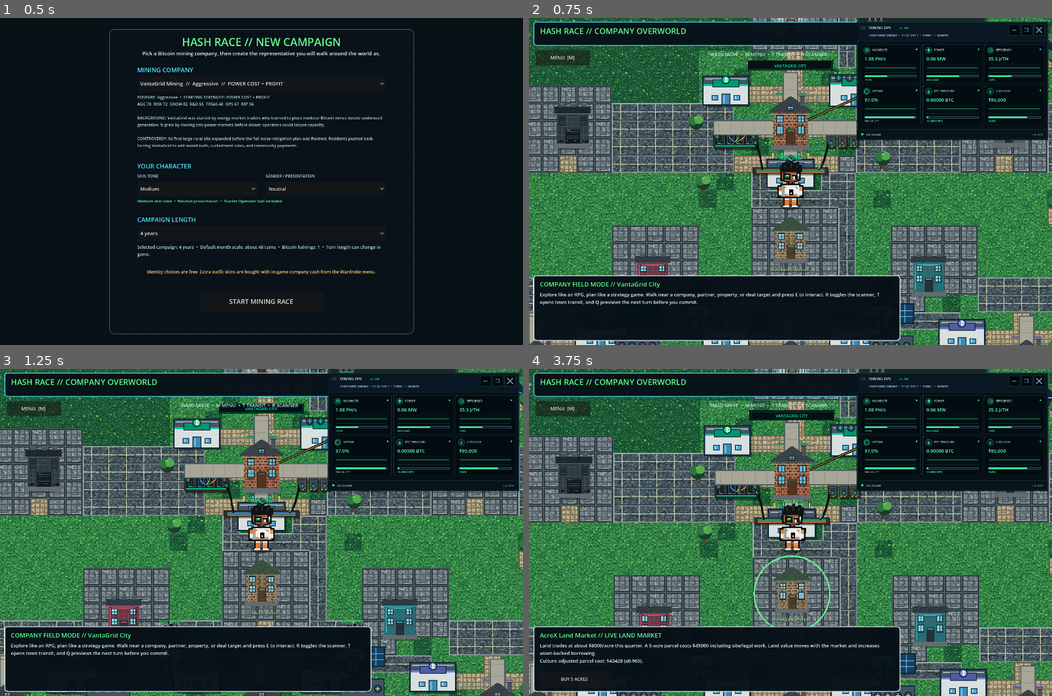
Above: before the commit, frames 1-4 (two rows, left to right).
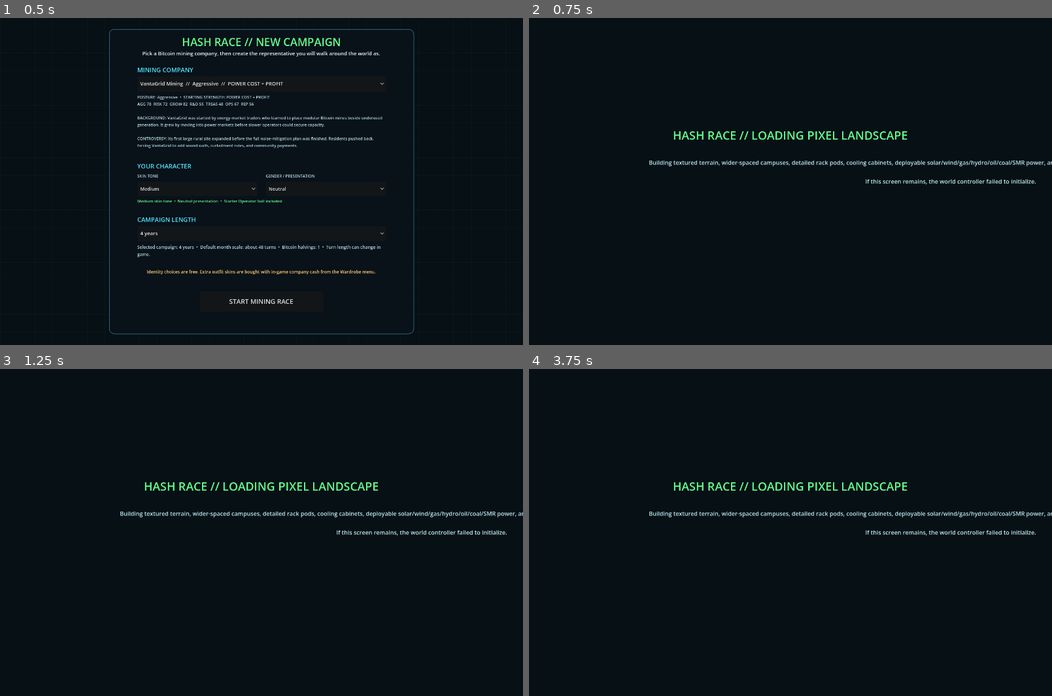
Above: after the commit, the same moments.

Repository: 1freetech/HashRace
Game: Godot game, scene res://scenes/campaign_setup.tscn
Two runs of this game, one before a commit and one after it. Both use one fixed random seed, a clock stepped at 60 frames per second and the inputs below.
Inputs (mouse positions are in pixels of both pictures, inside the frame that each line leads up to):
- Up to frame 1 (0.5 s): no input
- Up to frame 2 (0.75 s): click "START MINING RACE" at 0.5 s
- Up to frame 3 (1.25 s): no input
- Up to frame 4 (3.75 s): tap Enter at 1.25 s; drag from (952, 431) to (842, 460) at 1.27 s; tap Space at 2 s; drag from (685, 548) to (764, 597) at 2.02 s; move the mouse to (842, 460) at 2.77 s; hold D 2.78-3.5 s; tap Q at 2.85 s; drag from (764, 597) to (633, 483) at 3.52 s

Frame 1 is identical in both runs. In frame 2, 70% of the frame differs, in the area x 0-100%, y 0-100%; in frame 3, 70%; in frame 4, 70%.
Error after the commit: Parse Error: Could not resolve class "res://scripts/world_v067.gd". (res://scripts/world_v068.gd:1)

Commit message:
v0.068 make resource inventory headless-parser safe

Diff:
--- a/Godot/scripts/infrastructure_inventory.gd
+++ b/Godot/scripts/infrastructure_inventory.gd
@@ -45,16 +45,16 @@
     if _catalog_resources.is_empty():
         return {}
     var safe_index := clampi(index, 0, _catalog_resources.size() - 1)
-    var resource: HashRaceItemResource = _catalog_resources[safe_index]
-    return resource.to_legacy_dict()
-
-func item_resource(item_id: String) -> HashRaceItemResource:
-    _ensure_catalog()
-    return _resources_by_id.get(item_id) as HashRaceItemResource
+    var resource = _catalog_resources[safe_index]
+    return resource.call("to_legacy_dict")
+
+func item_resource(item_id: String):
+    _ensure_catalog()
+    return _resources_by_id.get(item_id)
 
 func item(item_id: String) -> Dictionary:
-    var resource := item_resource(item_id)
-    return resource.to_legacy_dict() if resource != null else {}
+    var resource = item_resource(item_id)
+    return resource.call("to_legacy_dict") if resource != null else {}
 
 func quantity(item_id: String) -> int:
     return int(owned.get(item_id, 0))
@@ -84,15 +84,15 @@
     return true
 
 func purchase(item_id: String, company: Dictionary, count: int = 1) -> bool:
-    var resource := item_resource(item_id)
+    var resource = item_resource(item_id)
     if resource == null or count <= 0:
         return false
-    var cost := resource.price * float(count)
+    var cost: float = float(resource.get("price")) * float(count)
     if float(company.get("cash", 0.0)) < cost:
         return false
     company["cash"] = float(company.get("cash", 0.0)) - cost
     add(item_id, count)
-    if not resource.deployable:
+    if not bool(resource.get("deployable")):
         _apply_resource_effect(resource, company, count)
         deployed[item_id] = deployed_quantity(item_id) + count
         deployment_changed.emit()
@@ -100,7 +100,7 @@
     return true
 
 func deploy(item_id: String, company: Dictionary, count: int = 1) -> bool:
-    var resource := item_resource(item_id)
+    var resource = item_resource(item_id)
     if resource == null or count <= 0 or stored_quantity(item_id) < count:
         return false
     deployed[item_id] = deployed_quantity(item_id) + count
@@ -110,7 +110,7 @@
     return true
 
 func undeploy(item_id: String, company: Dictionary, count: int = 1) -> bool:
-    var resource := item_resource(item_id)
+    var resource = item_resource(item_id)
     if resource == null or count <= 0 or deployed_quantity(item_id) < count:
         return false
     var left := deployed_quantity(item_id) - count
@@ -124,52 +124,52 @@
     return true
 
 func purchase_and_deploy(item_id: String, company: Dictionary, count: int = 1) -> bool:
-    var resource := item_resource(item_id)
+    var resource = item_resource(item_id)
     if resource == null:
         return false
     if not purchase(item_id, company, count):
         return false
-    if resource.deployable:
+    if bool(resource.get("deployable")):
         return deploy(item_id, company, count)
     return true
 
-func _apply_resource_effect(resource: HashRaceItemResource, company: Dictionary, count: int) -> void:
-    var amount := resource.effect_amount * float(count)
-    match resource.effect:
+func _apply_resource_effect(resource, company: Dictionary, count: int) -> void:
+    var amount: float = float(resource.get("effect_amount")) * float(count)
+    match String(resource.get("effect")):
         "mw":
             company["mw"] = float(company.get("mw", 0.0)) + amount
         "energy_source":
-            company["mw"] = float(company.get("mw", 0.0)) + resource.power_output_mw * float(count)
+            company["mw"] = float(company.get("mw", 0.0)) + float(resource.get("power_output_mw")) * float(count)
         "hashrate":
-            company["inventory_hashrate_ph"] = float(company.get("inventory_hashrate_ph", 0.0)) + resource.base_hashrate_ph * float(count)
+            company["inventory_hashrate_ph"] = float(company.get("inventory_hashrate_ph", 0.0)) + float(resource.get("base_hashrate_ph")) * float(count)
         "uptime":
             company["inventory_uptime_bonus"] = minf(0.08, float(company.get("inventory_uptime_bonus", 0.0)) + amount)
         "power_cost":
             company["inventory_power_discount"] = maxf(-0.03, float(company.get("inventory_power_discount", 0.0)) + amount)
         "efficiency":
-            company["inventory_efficiency_multiplier"] = float(company.get("inventory_efficiency_multiplier", 1.0)) * pow(resource.effect_amount, count)
+            company["inventory_efficiency_multiplier"] = float(company.get("inventory_efficiency_multiplier", 1.0)) * pow(float(resource.get("effect_amount")), count)
         "machine_capacity":
             company["machine_capacity"] = int(company.get("machine_capacity", 0)) + int(amount)
         "machine_discount":
             company["machine_discount"] = minf(0.25, float(company.get("machine_discount", 0.0)) + amount)
         "ops_cost":
-            company["inventory_ops_multiplier"] = float(company.get("inventory_ops_multiplier", 1.0)) * pow(resource.effect_amount, count)
+            company["inventory_ops_multiplier"] = float(company.get("inventory_ops_multiplier", 1.0)) * pow(float(resource.get("effect_amount")), count)
         "asset_protection":
             company["asset_protection"] = minf(0.20, float(company.get("asset_protection", 0.0)) + amount)
 
-func _remove_resource_effect(resource: HashRaceItemResource, company: Dictionary, count: int) -> void:
-    var amount := resource.effect_amount * float(count)
-    match resource.effect:
+func _remove_resource_effect(resource, company: Dictionary, count: int) -> void:
+    var amount: float = float(resource.get("effect_amount")) * float(count)
+    match String(resource.get("effect")):
         "mw":
             company["mw"] = maxf(0.0, float(company.get("mw", 0.0)) - amount)
         "energy_source":
-            company["mw"] = maxf(0.0, float(company.get("mw", 0.0)) - resource.power_output_mw * float(count))
+            company["mw"] = maxf(0.0, float(company.get("mw", 0.0)) - float(resource.get("power_output_mw")) * float(count))
         "hashrate":
-            company["inventory_hashrate_ph"] = maxf(0.0, float(company.get("inventory_hashrate_ph", 0.0)) - resource.base_hashrate_ph * float(count))
+            company["inventory_hashrate_ph"] = maxf(0.0, float(company.get("inventory_hashrate_ph", 0.0)) - float(resource.get("base_hashrate_ph")) * float(count))
         "uptime":
             company["inventory_uptime_bonus"] = maxf(0.0, float(company.get("inventory_uptime_bonus", 0.0)) - amount)
         "efficiency":
-            var factor := pow(resource.effect_amount, count)
+            var factor: float = pow(float(resource.get("effect_amount")), count)
             if factor > 0.0:
                 company["inventory_efficiency_multiplier"] = minf(1.0, float(company.get("inventory_efficiency_multiplier", 1.0)) / factor)
         "machine_capacity":
@@ -177,7 +177,7 @@
         "machine_discount":
             company["machine_discount"] = maxf(0.0, float(company.get("machine_discount", 0.0)) - amount)
         "ops_cost":
-            var factor := pow(resource.effect_amount, count)
+            var factor: float = pow(float(resource.get("effect_amount")), count)
             if factor > 0.0:
                 company["inventory_ops_multiplier"] = minf(1.0, float(company.get("inventory_ops_multiplier", 1.0)) / factor)
         "asset_protection":
@@ -186,85 +186,85 @@
 func total_deployed_hashrate_ph() -> float:
     var total := 0.0
     for raw in catalog_resources():
-        var resource := raw as HashRaceItemResource
-        total += resource.base_hashrate_ph * float(deployed_quantity(resource.id))
+        var resource = raw
+        total += float(resource.get("base_hashrate_ph")) * float(deployed_quantity(String(resource.get("id"))))
     return total
 
 func total_deployed_miner_load_mw() -> float:
     var total := 0.0
     for raw in catalog_resources():
-        var resource := raw as HashRaceItemResource
-        total += resource.power_draw_mw * float(deployed_quantity(resource.id))
+        var resource = raw
+        total += float(resource.get("power_draw_mw")) * float(deployed_quantity(String(resource.get("id"))))
     return total
 
 func total_deployed_heat_mw() -> float:
     var total := 0.0
     for raw in catalog_resources():
-        var resource := raw as HashRaceItemResource
-        total += resource.heat_generated_mw * float(deployed_quantity(resource.id))
+        var resource = raw
+        total += float(resource.get("heat_generated_mw")) * float(deployed_quantity(String(resource.get("id"))))
     return total
 
 func total_cooling_capacity_mw() -> float:
     var total := 0.0
     for raw in catalog_resources():
-        var resource := raw as HashRaceItemResource
-        total += resource.cooling_capacity_mw * float(deployed_quantity(resource.id))
+        var resource = raw
+        total += float(resource.get("cooling_capacity_mw")) * float(deployed_quantity(String(resource.get("id"))))
     return total
 
 func nominal_energy_capacity_mw() -> float:
     var total := 0.0
     for raw in catalog_resources():
-        var resource := raw as HashRaceItemResource
-        total += resource.power_output_mw * float(deployed_quantity(resource.id))
+        var resource = raw
+        total += float(resource.get("power_output_mw")) * float(deployed_quantity(String(resource.get("id"))))
     return total
 
 func current_energy_output_mw() -> float:
     var total := 0.0
     for raw in catalog_resources():
-        var resource := raw as HashRaceItemResource
-        total += resource.effective_power_output_mw() * float(deployed_quantity(resource.id))
+        var resource = raw
+        total += String(resource.get("effect"))ive_power_output_mw() * float(deployed_quantity(String(resource.get("id"))))
     return total
 
 func deployed_power_cost_delta() -> float:
     var total := 0.0
     for raw in catalog_resources():
-        var resource := raw as HashRaceItemResource
-        total += resource.power_cost_delta * float(deployed_quantity(resource.id))
+        var resource = raw
+        total += float(resource.get("power_cost_delta")) * float(deployed_quantity(String(resource.get("id"))))
     return clampf(total, -0.04, 0.0)
 
 func deployed_uptime_bonus() -> float:
     var total := 0.0
     for raw in catalog_resources():
-        var resource := raw as HashRaceItemResource
-        var count := deployed_quantity(resource.id)
+        var resource = raw
+        var count := deployed_quantity(String(resource.get("id")))
         if count <= 0:
             continue
-        if resource.effect == "uptime":
-            total += resource.effect_amount * float(count)
-        total += resource.uptime_bonus * float(count)
+        if String(resource.get("effect")) == "uptime":
+            total += float(resource.get("effect_amount")) * float(count)
+        total += float(resource.get("uptime_bonus")) * float(count)
     return clampf(total, -0.02, 0.08)
 
 func maintenance_per_turn() -> float:
     var total := 0.0
     for raw in catalog_resources():
-        var resource := raw as HashRaceItemResource
-        total += resource.maintenance * float(deployed_quantity(resource.id))
+        var resource = raw
+        total += float(resource.get("maintenance")) * float(deployed_quantity(String(resource.get("id"))))
     return total
 
 func deployed_visual_count(visual: String) -> int:
     var total := 0
     for raw in catalog_resources():
-        var resource := raw as HashRaceItemResource
-        if resource.visual == visual:
-            total += deployed_quantity(resource.id)
+        var resource = raw
+        if String(resource.get("visual")) == visual:
+            total += deployed_quantity(String(resource.get("id")))
     return total
 
 func by_category(category: String) -> Array[Dictionary]:
     var result: Array[Dictionary] = []
     for raw in catalog_resources():
-        var resource := raw as HashRaceItemResource
-        if resource.category == category:
-            result.append(resource.to_legacy_dict())
+        var resource = raw
+        if String(resource.get("category")) == category:
+            result.append(resource.call("to_legacy_dict"))
     return result
 
 func serialize() -> Dictionary:
@@ -288,8 +288,8 @@
     if _catalog_resources.size() < EXPECTED_CATALOG_SIZE:
         return false
     for raw in _catalog_resources:
-        var resource := raw as HashRaceItemResource
-        if resource == null or resource.id.is_empty() or resource.display_name.is_empty() or resource.price < 0.0 or resource.effect.is_empty():
+        var resource = raw
+        if resource == null or String(resource.get("id")).is_empty() or String(resource.get("display_name")).is_empty() or float(resource.get("price")) < 0.0 or String(resource.get("effect")).is_empty():
             return false
     return true
 
